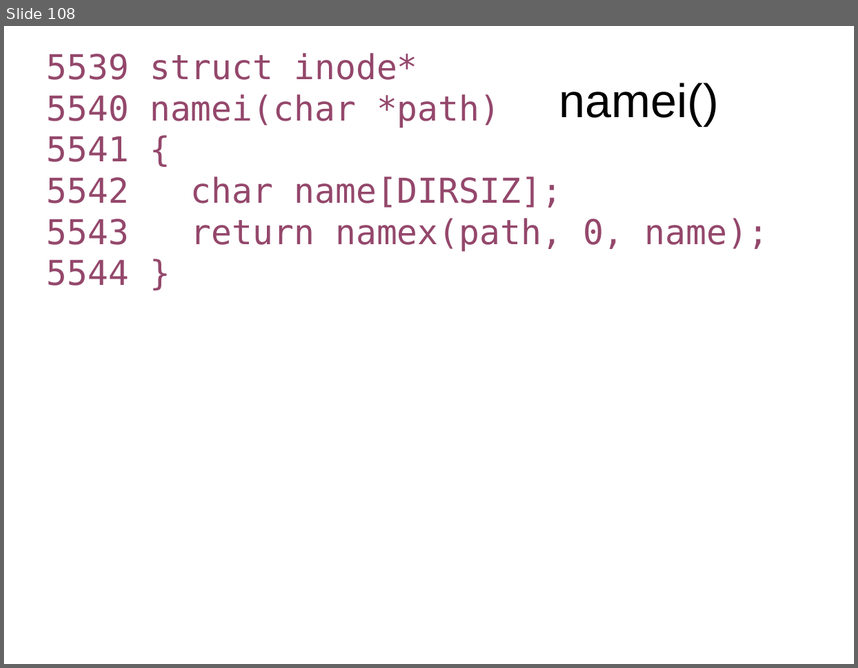
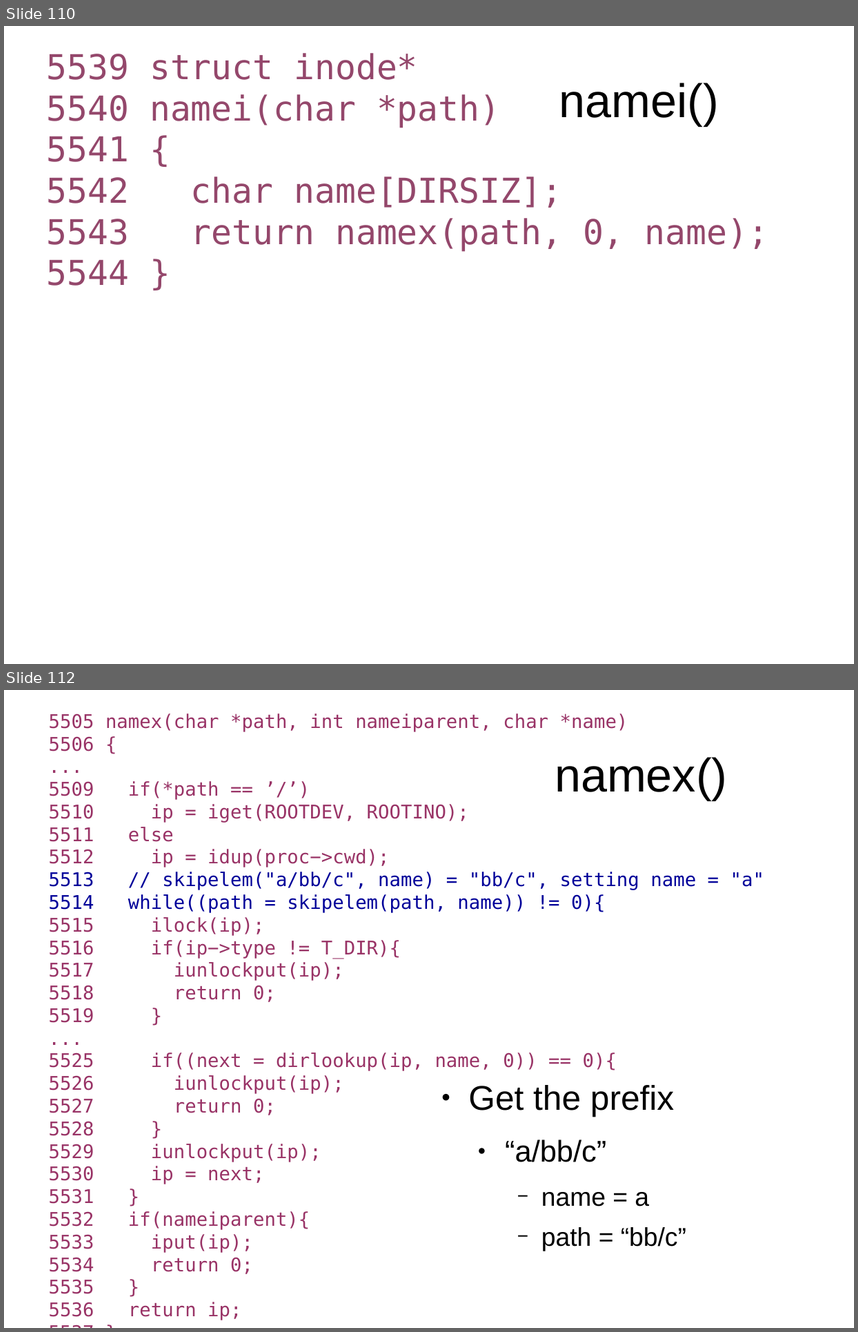
Before and after one commit to antonburtsev/cs5460, a slide deck: lectures/lecture16-file-system/lecture16-file-system.odp. Shown one above the other, each under a label of ours: slide 108 before the commit, slides 110 and 112 after it; the slides between them are not shown. The pictures are 858x668 and 858x1332 pixels, drawn with LibreOffice and Linux fonts; fonts in the diff are those of the drawing. Boxes give left, top, right and bottom in pixels: in the first picture for what was removed or moved away, otherwise in the second. Text is boxed around its words. In the diff, an @@ line names an element or a change of style, - is before the commit and + after.

```diff
--- a/lectures/lecture16-file-system/lecture16-file-system.odp
+++ b/lectures/lecture16-file-system/lecture16-file-system.odp
@@ slide 112 added at [4, 690, 854, 1328], background #FFFFFF @@
@@ text added at [49, 713, 764, 1320], 17.6 pt, text #993366 @@
+5505 namex(char *path, int nameiparent, char *name)
+5506 {
+...
+5509 if(*path == ’/’)
+5510 ip = iget(ROOTDEV, ROOTINO);
+5511 else
+5512 ip = idup(proc−>cwd);
+5513 // skipelem("a/bb/c", name) = "bb/c", setting name = "a"
+5514 while((path = skipelem(path, name)) != 0){
+5515 ilock(ip);
+5516 if(ip−>type != T_DIR){
+5517 iunlockput(ip);
+5518 return 0;
+5519 }
+...
+5525 if((next = dirlookup(ip, name, 0)) == 0){
+5526 iunlockput(ip);
+5527 return 0;
+5528 }
+5529 iunlockput(ip);
+5530 ip = next;
+5531 }
+5532 if(nameiparent){
+5533 iput(ip);
+5534 return 0;
+5535 }
+5536 return ip;
+5537 }
@@ title added at [555, 757, 727, 800], 44 pt, text #000000 @@
+namex()
@@ text added at [505, 1139, 686, 1251], 24 pt, text #000000 @@
+● Get the prefix
+  ● “a/bb/c”
+    − name = a
+    − path = “bb/c”
@@ what was slide 108 is now slide 110 @@
```
Also in this commit, not shown: 8 slides changed, 2 other slides added, 2 other files.
